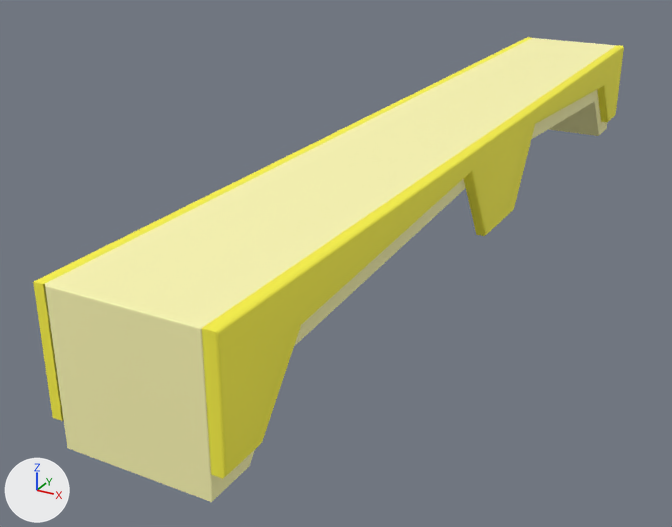
What one commit did to the FBX model InsertAssetsHere/Platform/M_Platform.fbx.
Camera for both pictures: a camera (50 mm lens) standing at (1.11, -2.71, 0.77) and looking at (-0.24, -0.26, -0.45). Lighting does not change. The marker at lower left points along +X, +Y and +Z. Where no turn or scale is listed for an object, it has been applied to the vertices. Vertices at the same position are counted once.

The older version as bpy lines, for what is in view:
```python
me_mesh = bpy.data.meshes.new('Mesh')
me_mesh.from_pydata(...)  # 142 vertices, 120 faces; spans x -0.22..0.22, y -1.53..1.53, z -0.38..0.0
# faces by material slot: [52, 68]
me_mesh.materials.append(mat_blinn1)  # beige #fffbb5
me_mesh.materials.append(mat_blinn2)  # yellow #fff745
ob_pcube20 = bpy.data.objects.new('pCube20', me_mesh)
ob_pcube20.location = (0.0, 0.0, 0.0)
```
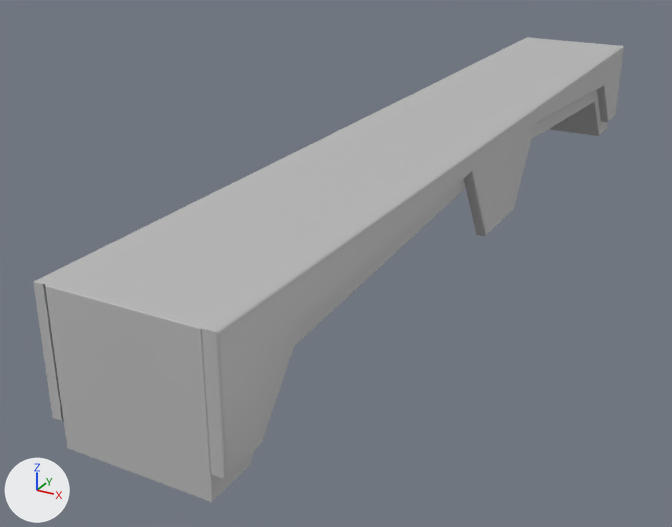
Boxes [x1, y1, x2, y2] around the edits, measured in the pictures (672 x 527 px):
part 1 of me_mesh, recoloured (beige to grey)
    both: [45, 38, 616, 502]
part 2 of me_mesh, recoloured (yellow to grey)
    both: [33, 37, 624, 479]

The edits, one by one:
Material 'lambert1' (mat_lambert1) is new.
Its base color is (0.5, 0.5, 0.5) (grey #bcbcbc).
me_mesh has 142 vertices, 120 faces and spans x -0.22..0.22, y -1.53..1.53, z -0.38..0.0.
me_mesh is used by ob_pcube20; location (0.0, 0.0, 0.0).
me_mesh part 1: all 52 faces that had it switch from mat_blinn1 (beige #fffbb5) to mat_lambert1 (grey #bcbcbc).
me_mesh part 2: all 68 faces that had it switch from mat_blinn2 (yellow #fff745) to mat_lambert1 (grey #bcbcbc).
